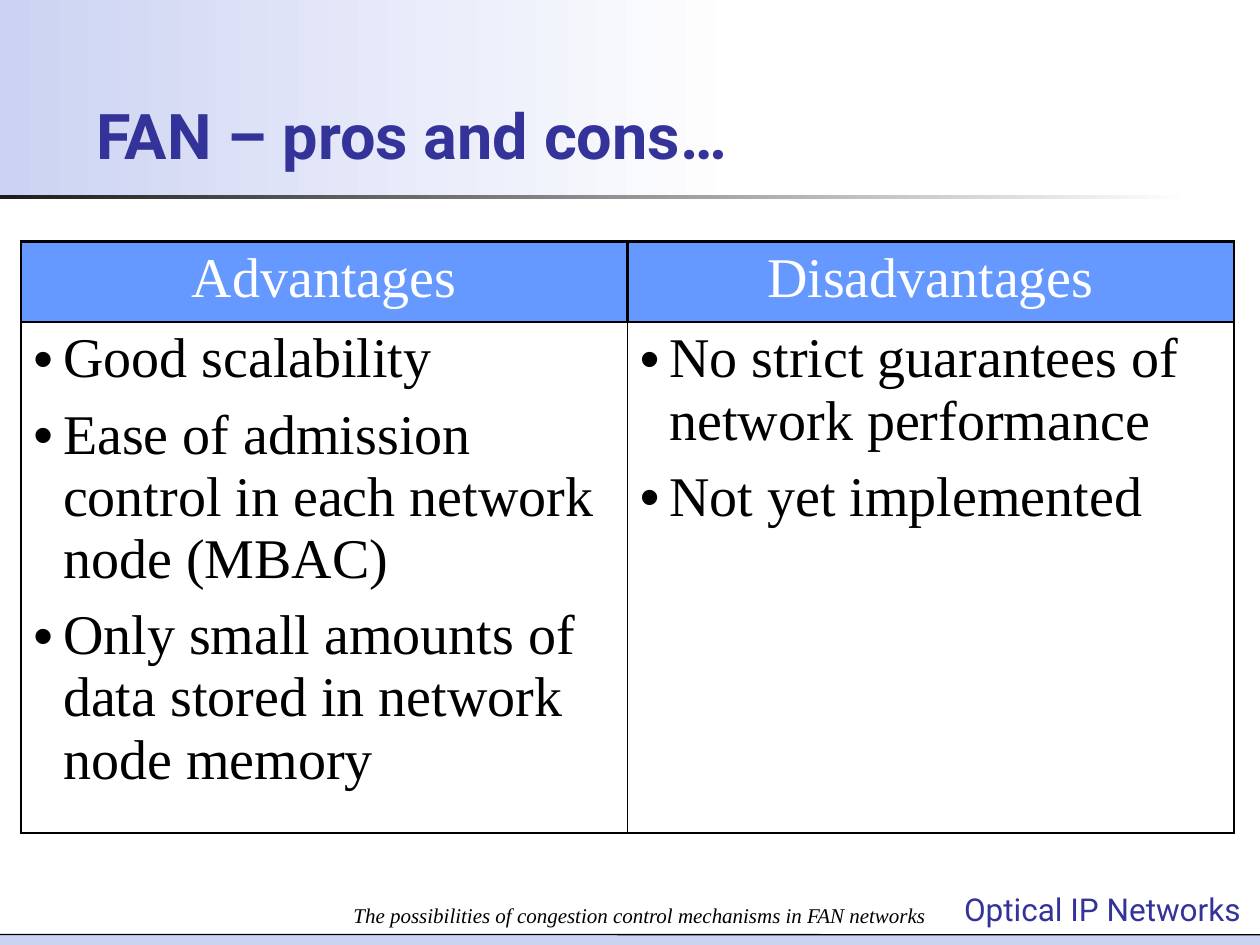
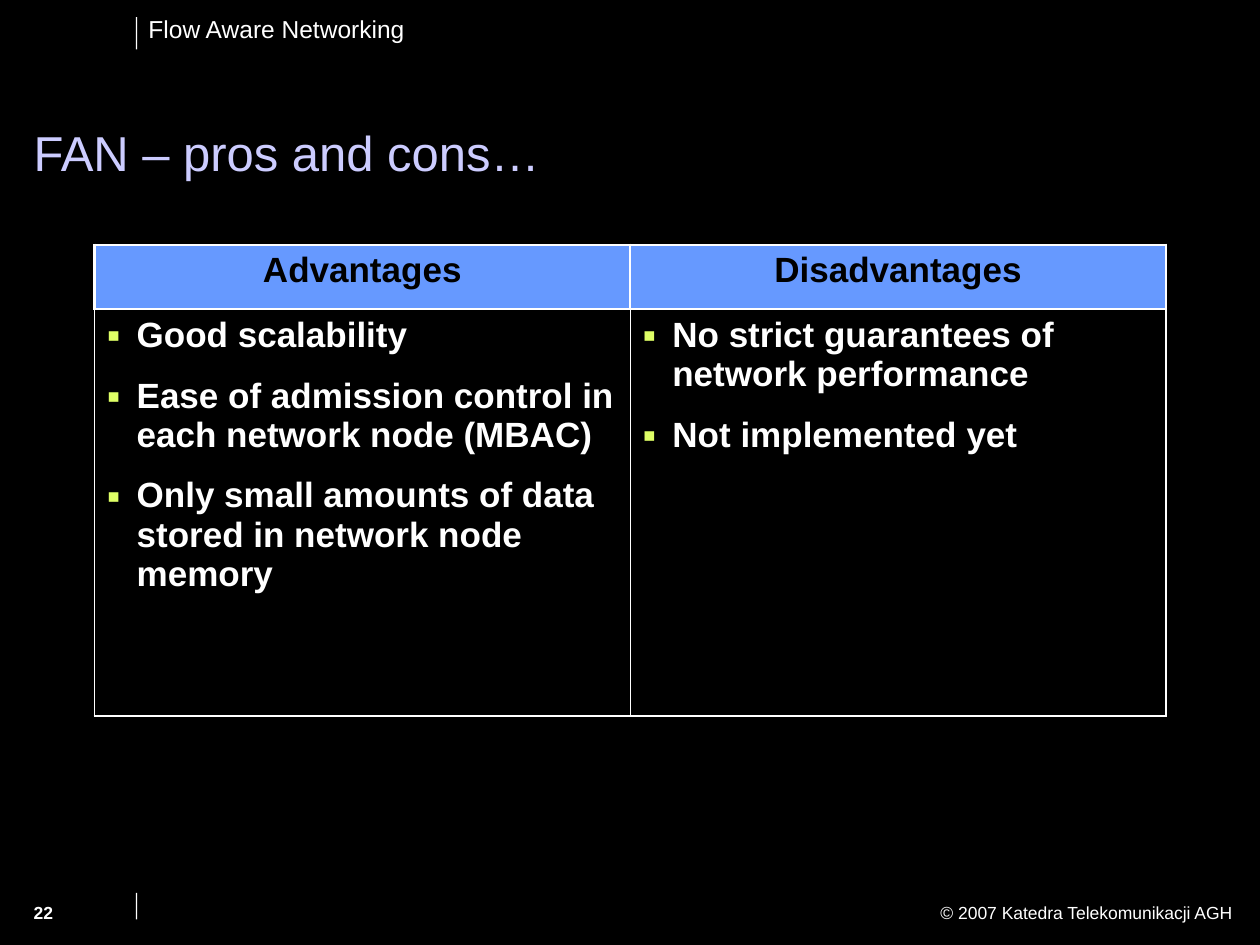
Before and after one commit to jpalider/fansimulator, a slide deck: slide 22 of seminarium/Optical IP Networks - FAN presentation_Q.ppt (slide 7 before the commit). Drawn at 1260x945 pixels with LibreOffice and Linux fonts; fonts in the diff are those of the drawing; background and template pictures are left out. Boxes give left, top, right and bottom in pixels: in the first picture for what was removed or moved away, otherwise in the second. Text is boxed around its words. In the diff, an @@ line names an element or a change of style, - is before the commit and + after.

```diff
--- a/seminarium/Optical IP Networks - FAN presentation_Q.ppt
+++ b/seminarium/Optical IP Networks - FAN presentation_Q.ppt
@@ background #FFFFFF to #000000 @@
@@ rectangle removed at <box>0,0,746,199</box> @@
@@ line added from (136, 18) to (136, 49), #FFFFFF 0.74 pt @@
@@ text added at <box>148,20,405,43</box>, 14 pt, text #FFFFFF @@
+Flow Aware Networking
@@ title "FAN – pros and cons…": place and size @@
-title "FAN – pros and cons…" at <box>96,111,727,172</box>
+title "FAN – pros and cons…" at <box>34,135,539,181</box>
@@ title "FAN – pros and cons…" at <box>34,135,539,181</box>: size 36 to 28 pt, font Roboto to Arial, text colour #333399 to #CCCCFF, bold off; line spacing 1.01 to 0.9 @@
@@ rectangle removed at <box>0,195,1191,200</box> @@
@@ table at <box>94,244,1166,716</box> @@
-row 2, column 2: No strict guarantees of network performance / Not yet implemented
+row 2, column 2: No strict guarantees of network performance / Not implemented yet
@@ size 32 to 20 pt, font Times New Roman to Arial, bold on in "Advantages", "Disadvantages", "Good scalability", "Ease of admission control in each network ..." and 1 more places @@
@@ text colour #FFFFFF to #000000 in "Advantages", "Disadvantages" @@
@@ text colour #000000 to #FFFFFF in "Good scalability", "Ease of admission control in each network ...", "Only small amounts of data stored in ..." @@
@@ more space between paragraphs @@
@@ bullet • to ▪ @@
@@ bullet colour #000000 to #DFFF66 @@
@@ borders changed @@
@@ table: place and size @@
-table at <box>21,242,1234,793</box>
+table at <box>94,244,1166,716</box>
@@ line added from (136, 893) to (136, 920), #FFFFFF 0.74 pt @@
@@ text removed at <box>964,897,1241,928</box> @@
-Optical IP Networks
@@ page number added at <box>34,906,53,919</box>, 10 pt, text #FFFFFF, bold @@
+22
@@ text removed at <box>353,908,925,928</box> @@
-The possibilities of congestion control mechanisms in FAN networks
@@ text added at <box>958,906,1232,923</box>, 10 pt, text #FFFFFF @@
+© 2007 Katedra Telekomunikacji AGH
@@ rectangle removed at <box>0,935,1260,945</box> @@
@@ line removed from (0, 935) to (1260, 935) @@
```
Also in this commit, not shown: 9 other slides changed, 13 slides added, 3 slides removed.
